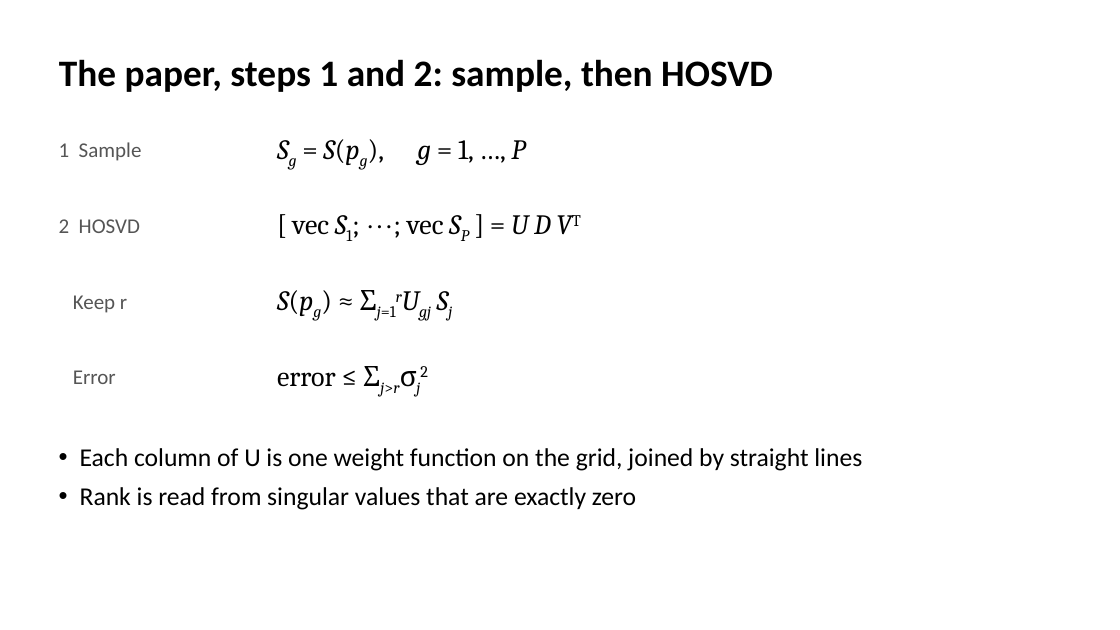
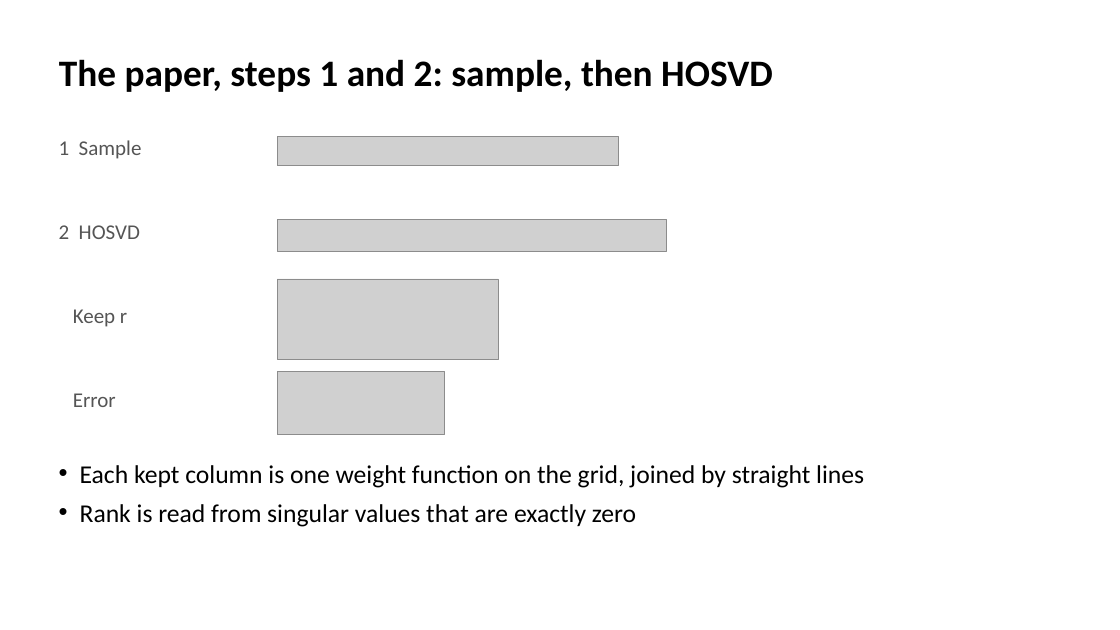
Before and after one commit to smartadi/tpgdar, a slide deck: slide 9 of TP-GDAR_IOS_Reach.pptx. Drawn at 1120x630 pixels with LibreOffice and Linux fonts; fonts in the diff are those of the drawing; grey boxes stand for pictures. Boxes give left, top, right and bottom in pixels: in the first picture for what was removed or moved away, otherwise in the second. Text is boxed around its words. In the diff, an @@ line names an element or a change of style, - is before the commit and + after.

```diff
--- a/TP-GDAR_IOS_Reach.pptx
+++ b/TP-GDAR_IOS_Reach.pptx
@@ text removed at (277, 140, 525, 165) @@
-Sg = S(pg), g = 1, …, P
@@ picture added at (277, 137, 618, 166) @@
@@ text "2 HOSVD": place and size @@
-text "2 HOSVD" at (59, 219, 140, 233)
+text "2 HOSVD" at (59, 225, 140, 239)
@@ picture added at (277, 219, 667, 251) @@
@@ text removed at (292, 215, 551, 235) @@
-[ vec S1; ⋯; vec SP ] = U D VT
@@ text "Keep r": place and size @@
-text "Keep r" at (73, 295, 127, 313)
+text "Keep r" at (73, 309, 127, 327)
@@ text removed at (277, 290, 313, 316) @@
-S(pg) ≈ Σj=1rUgj Sj
@@ picture added at (277, 279, 498, 360) @@
@@ text "Error": place and size @@
-text "Error" at (73, 370, 116, 384)
+text "Error" at (73, 393, 116, 407)
@@ text removed at (277, 372, 336, 387) @@
-error ≤ Σj>rσj2
@@ picture added at (277, 371, 444, 435) @@
@@ text "Each kept column is one ...": place and size @@
-text "Each kept column is one ..." at (80, 448, 862, 510)
+text "Each kept column is one ..." at (80, 465, 864, 527)
@@ text at (80, 465, 864, 488): text changed @@
-• Each column of U is one weight function on the grid, joined by straight lines
+• Each kept column is one weight function on the grid, joined by straight lines
```
Also in this commit, not shown: 12 other slides changed, 17 slides added, 7 slides removed, 6 other files.
